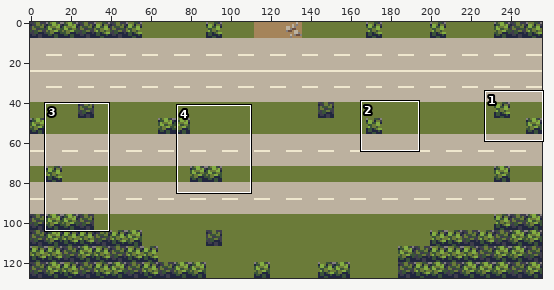
Sprite sheet -- app/src/main/res/drawable/street.png. Above, an overview of the earlier version with the close-up marked.
Close-up. Before:
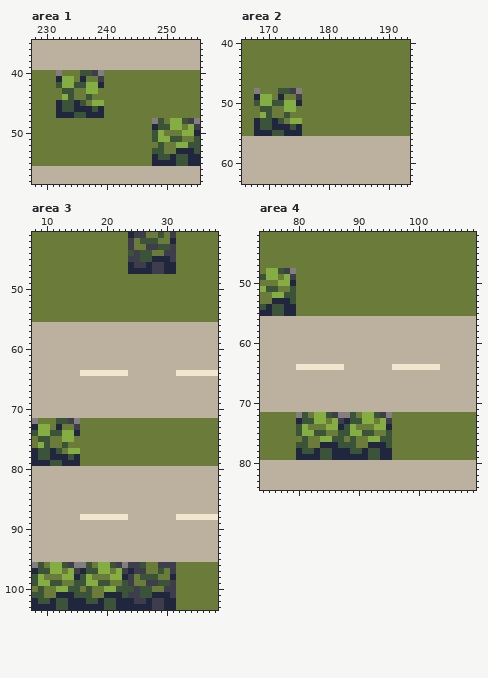
Shown: area 1: x 228..255, y 35..58; area 2: x 166..193, y 40..63; area 3: x 8..38, y 41..103; area 4: x 74..109, y 42..84. The commit also changed other parts of the picture, which this record leaves out.
And afterwards:
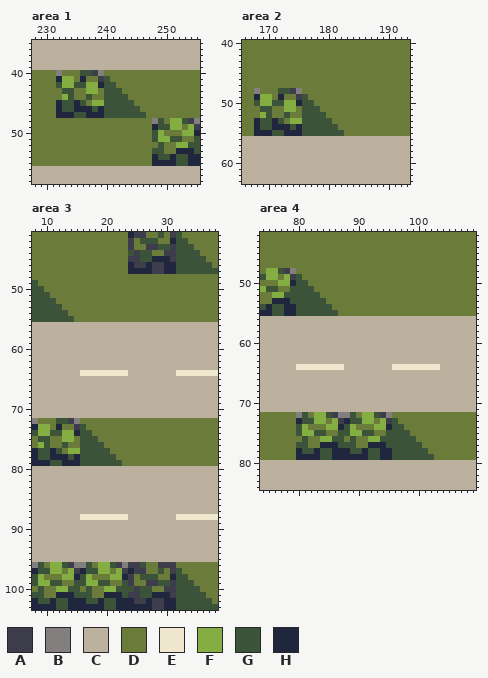
Palette (. is transparent): A #3e3d4c  B #847f7f  C #bcb19f  D #6b7b39  E #efe7ce  F #84ad42  G #3a5339  H #21263f
Diff:
file 512x256 -> 768x384 pixels (blocks of 2x2 -> 3x3; one block is one cell here)
--- area 1
@@ x 238..248 @@
 40 ABDDDDDDDDD
-41 DADDDDDDDDD
-42 FHDDDDDDDDD
-43 FDDDDDDDDDD
-44 DDDDDDDDDDD
-45 FFDDDDDDDDD
-46 GHDDDDDDDDD
-47 HHDDDDDDDDD
+41 DAGDDDDDDDD
+42 FHGGDDDDDDD
+43 FDGGGDDDDDD
+44 DDGGGGDDDDD
+45 FFGGGGGDDDD
+46 GHGGGGGGDDD
+47 HHGGGGGGGDD
 48 DDDDDDDDDDB
--- area 2
@@ x 174..184 @@
 48 ABDDDDDDDDD
-49 DADDDDDDDDD
-50 FHDDDDDDDDD
-51 FDDDDDDDDDD
-52 DDDDDDDDDDD
-53 FFDDDDDDDDD
-54 GHDDDDDDDDD
-55 HHDDDDDDDDD
+49 DAGDDDDDDDD
+50 FHGGDDDDDDD
+51 FDGGGDDDDDD
+52 DDGGGGDDDDD
+53 FFGGGGGDDDD
+54 GHGGGGGGDDD
+55 HHGGGGGGGDD
 56 CCCCCCCCCCC
--- area 3
@@ x 8..38 @@
- 41 DDDDDDDDDDDDDDDDHAADDGDADDDDDDD
- 42 DDDDDDDDDDDDDDDDADGGGDDHDDDDDDD
- 43 DDDDDDDDDDDDDDDDADDAAGGADDDDDDD
- 44 DDDDDDDDDDDDDDDDGAGGDDAADDDDDDD
- 45 DDDDDDDDDDDDDDDDAAGGHHHADDDDDDD
- 46 DDDDDDDDDDDDDDDDHAAHAAHHDDDDDDD
- 47 DDDDDDDDDDDDDDDDHHHHAAHHDDDDDDD
+ 41 DDDDDDDDDDDDDDDDHAADDGDAGDDDDDD
+ 42 DDDDDDDDDDDDDDDDADGGGDDHGGDDDDD
+ 43 DDDDDDDDDDDDDDDDADDAAGGAGGGDDDD
+ 44 DDDDDDDDDDDDDDDDGAGGDDAAGGGGDDD
+ 45 DDDDDDDDDDDDDDDDAAGGHHHAGGGGGDD
+ 46 DDDDDDDDDDDDDDDDHAAHAAHHGGGGGGD
+ 47 DDDDDDDDDDDDDDDDHHHHAAHHGGGGGGG
  48 DDDDDDDDDDDDDDDDDDDDDDDDDDDDDDD
- 49 DDDDDDDDDDDDDDDDDDDDDDDDDDDDDDD
- 50 DDDDDDDDDDDDDDDDDDDDDDDDDDDDDDD
- 51 DDDDDDDDDDDDDDDDDDDDDDDDDDDDDDD
- 52 DDDDDDDDDDDDDDDDDDDDDDDDDDDDDDD
- 53 DDDDDDDDDDDDDDDDDDDDDDDDDDDDDDD
- 54 DDDDDDDDDDDDDDDDDDDDDDDDDDDDDDD
- 55 DDDDDDDDDDDDDDDDDDDDDDDDDDDDDDD
+ 49 GDDDDDDDDDDDDDDDDDDDDDDDDDDDDDD
+ 50 GGDDDDDDDDDDDDDDDDDDDDDDDDDDDDD
+ 51 GGGDDDDDDDDDDDDDDDDDDDDDDDDDDDD
+ 52 GGGGDDDDDDDDDDDDDDDDDDDDDDDDDDD
+ 53 GGGGGDDDDDDDDDDDDDDDDDDDDDDDDDD
+ 54 GGGGGGDDDDDDDDDDDDDDDDDDDDDDDDD
+ 55 GGGGGGGDDDDDDDDDDDDDDDDDDDDDDDD
  56 CCCCCCCCCCCCCCCCCCCCCCCCCCCCCCC
@@ x 14..24 @@
  72 ABDDDDDDDDD
- 73 DADDDDDDDDD
- 74 FHDDDDDDDDD
- 75 FDDDDDDDDDD
- 76 DDDDDDDDDDD
- 77 FFDDDDDDDDD
- 78 GHDDDDDDDDD
- 79 HHDDDDDDDDD
+ 73 DAGDDDDDDDD
+ 74 FHGGDDDDDDD
+ 75 FDGGGDDDDDD
+ 76 DDGGGGDDDDD
+ 77 FFGGGGGDDDD
+ 78 GHGGGGGGDDD
+ 79 HHGGGGGGGDD
  80 CCCCCCCCCCC
@@ x 30..38 @@
  96 AADDDDDDD
- 97 DADDDDDDD
- 98 DHDDDDDDD
- 99 GADDDDDDD
-100 AADDDDDDD
-101 HADDDDDDD
-102 HHDDDDDDD
-103 HHDDDDDDD
+ 97 DAGDDDDDD
+ 98 DHGGDDDDD
+ 99 GAGGGDDDD
+100 AAGGGGDDD
+101 HAGGGGGDD
+102 HHGGGGGGD
+103 HHGGGGGGG
--- area 4
@@ x 78..88 @@
 48 ABDDDDDDDDD
-49 FADDDDDDDDD
-50 FHDDDDDDDDD
-51 DGDDDDDDDDD
-52 GGDDDDDDDDD
-53 HGDDDDDDDDD
-54 HHDDDDDDDDD
-55 HHDDDDDDDDD
+49 FAGDDDDDDDD
+50 FHGGDDDDDDD
+51 DGGGGDDDDDD
+52 GGGGGGDDDDD
+53 HGGGGGGDDDD
+54 HHGGGGGGDDD
+55 HHGGGGGGGDD
 56 CCCCCCCCCCC
@@ x 94..104 @@
 72 ABDDDDDDDDD
-73 FADDDDDDDDD
-74 FHDDDDDDDDD
-75 DGDDDDDDDDD
-76 GGDDDDDDDDD
-77 HGDDDDDDDDD
-78 HHDDDDDDDDD
-79 HHDDDDDDDDD
+73 FAGDDDDDDDD
+74 FHGGDDDDDDD
+75 DGGGGDDDDDD
+76 GGGGGGDDDDD
+77 HGGGGGGDDDD
+78 HHGGGGGGDDD
+79 HHGGGGGGGDD
 80 CCCCCCCCCCC
